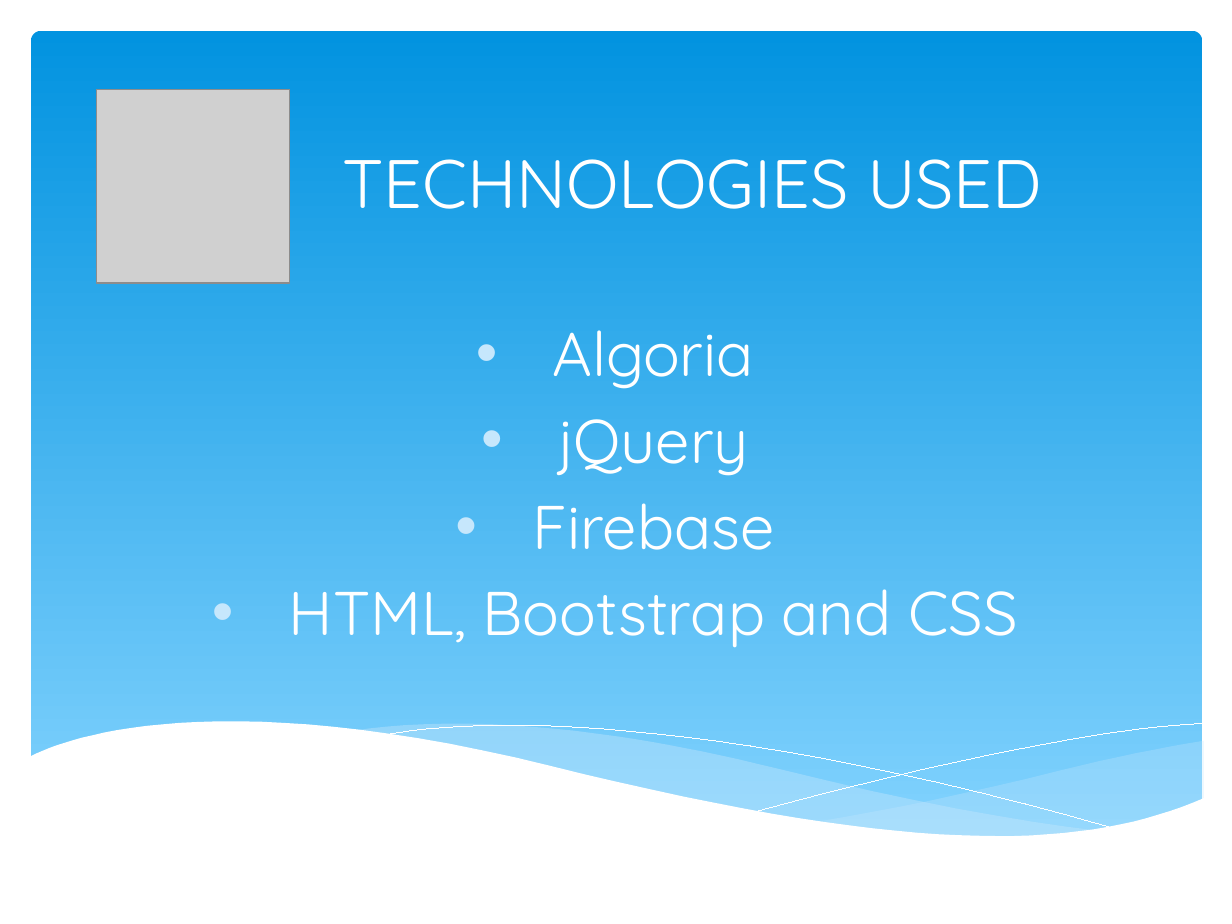
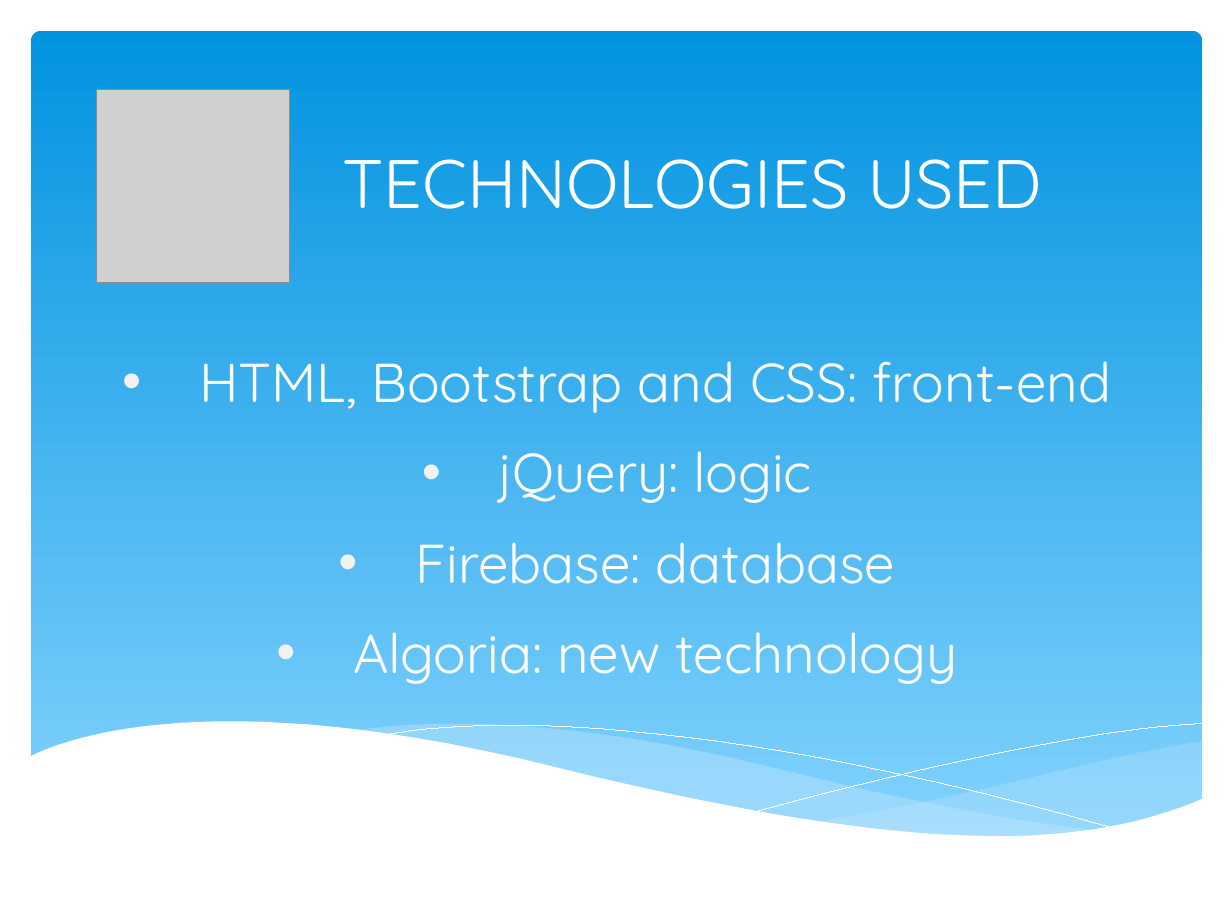
Before and after one commit to BradFabian/weatherEvent, a slide deck: slide 5 of presentation.pptx. Drawn at 1232x924 pixels with LibreOffice and Linux fonts; fonts in the diff are those of the drawing; grey boxes stand for pictures. Boxes give left, top, right and bottom in pixels: in the first picture for what was removed or moved away, otherwise in the second. Text is boxed around its words. In the diff, an @@ line names an element or a change of style, - is before the commit and + after.

Commit message:
fixed logic and html and css

```diff
--- a/presentation.pptx
+++ b/presentation.pptx
@@ subtitle at (199, 361, 1111, 684): text changed; size 36 to 32 pt @@
-• Algoria
-• jQuery
-• Firebase
-• HTML, Bootstrap and CSS
+• HTML, Bootstrap and CSS: front-end
+• jQuery: logic
+• Firebase: database
+• Algoria: new technology
```
Also in this commit, not shown: 2 other slides changed, 1 slide added, 6 slides removed, 3 other files.
